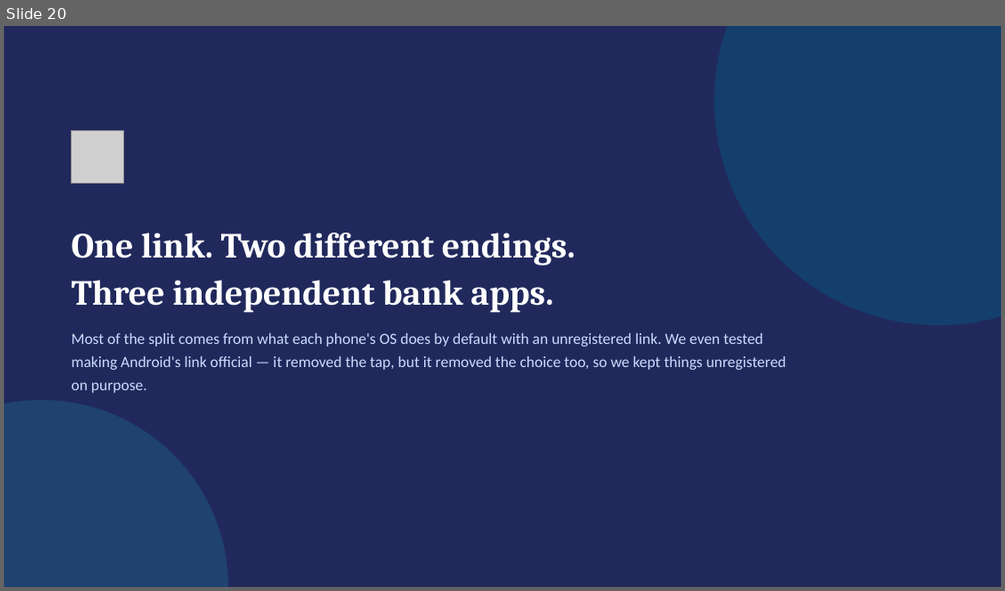
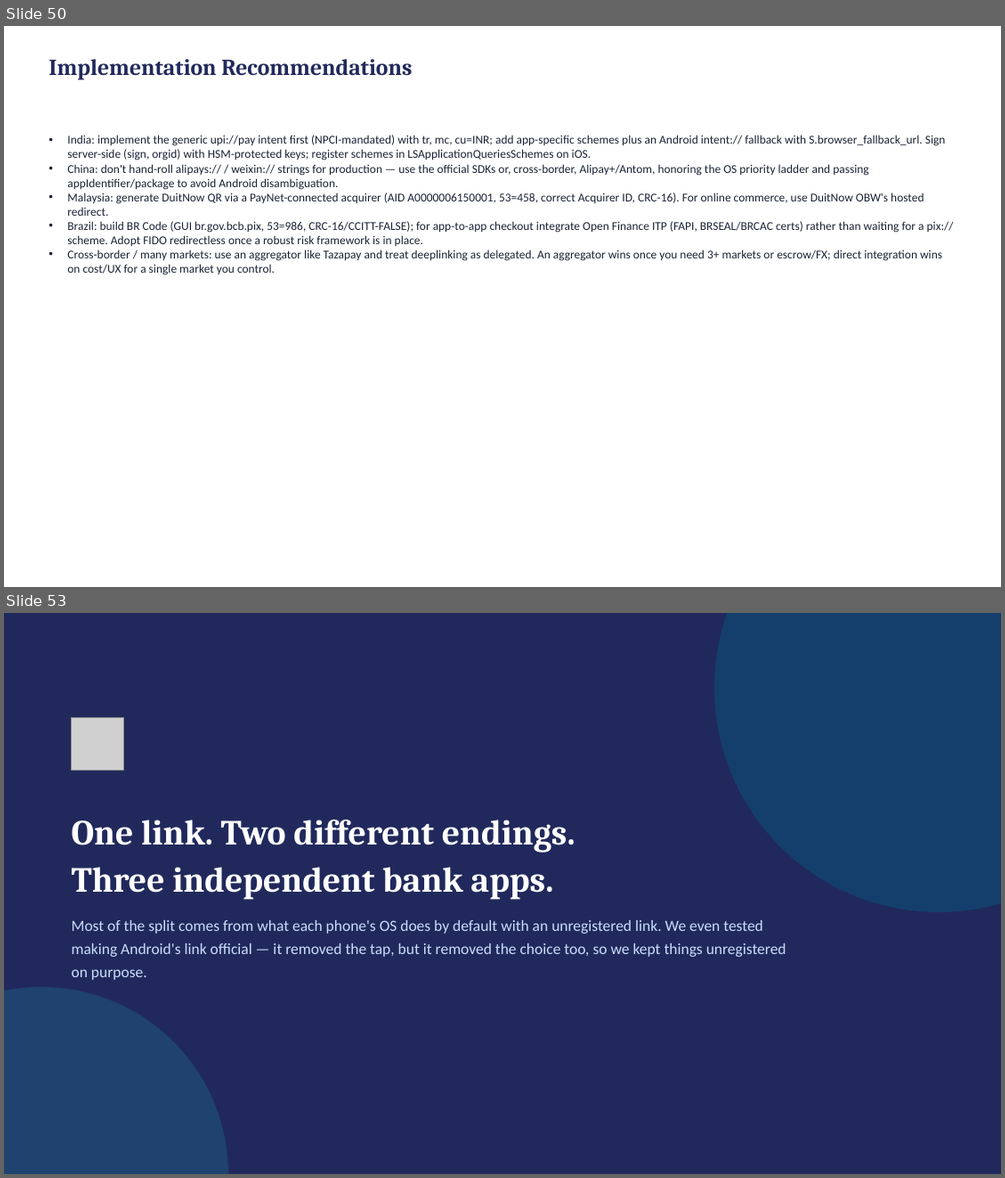
Before and after one commit to deandrehaijielim-commits/sgqr-deep-link-demo, a slide deck: SGQR_Deep_Linking_Simulation.pptx. Shown one above the other, each under a label of ours: slide 20 before the commit, slides 50 and 53 after it; the slides between them are not shown. The pictures are 1005x591 and 1005x1178 pixels, drawn with LibreOffice and Linux fonts; fonts in the diff are those of the drawing; grey boxes stand for pictures. Boxes give left, top, right and bottom in pixels: in the first picture for what was removed or moved away, otherwise in the second. Text is boxed around its words. In the diff, an @@ line names an element or a change of style, - is before the commit and + after.

Commit message:
Add 33-slide technical reference section on real-world national payment systems
Sourced from the uploaded report: DuitNow (Malaysia), Alipay+WeChat (China), UPI
(India, incl. UPI Meta policy watch), Pix (Brazil), and Tazapay, plus a
cross-system comparison, security considerations, recommendations, and caveats.
Highlights direct parallels to this project's own methods (UPI's Intent.createChooser
= Bank chooser flow, setPackage() = Bank 4, Pix's rejected pix:// scheme = the
unregistered-link conclusion).

```diff
--- a/SGQR_Deep_Linking_Simulation.pptx
+++ b/SGQR_Deep_Linking_Simulation.pptx
@@ slide 50 added at bbox=[4, 26, 1001, 587], background #FFFFFF @@
@@ text added at bbox=[48, 59, 412, 80], 22 pt, text #21295C, bold @@
+Implementation Recommendations
@@ text added at bbox=[67, 135, 954, 275], 11.5 pt, text #1A2233 @@
+• India: implement the generic upi://pay intent first (NPCI-mandated) with tr, mc, cu=INR; add app-specific schemes plus an Android intent:// fallback with S.browser_fallback_url. Sign server-side (sign, orgid) with HSM-protected keys; register schemes in LSApplicationQueriesSchemes on iOS.
+• China: don't hand-roll alipays:// / weixin:// strings for production — use the official SDKs or, cross-border, Alipay+/Antom, honoring the OS priority ladder and passing appIdentifier/package to avoid Android disambiguation.
+• Malaysia: generate DuitNow QR via a PayNet-connected acquirer (AID A0000006150001, 53=458, correct Acquirer ID, CRC-16). For online commerce, use DuitNow OBW's hosted redirect.
+• Brazil: build BR Code (GUI br.gov.bcb.pix, 53=986, CRC-16/CCITT-FALSE); for app-to-app checkout integrate Open Finance ITP (FAPI, BRSEAL/BRCAC certs) rather than waiting for a pix:// scheme. Adopt FIDO redirectless once a robust risk framework is in place.
+• Cross-border / many markets: use an aggregator like Tazapay and treat deeplinking as delegated. An aggregator wins once you need 3+ markets or escrow/FX; direct integration wins on cost/UX for a single market you control.
@@ what was slide 20 is now slide 53 @@
```
Also in this commit, not shown: 32 other slides added.
